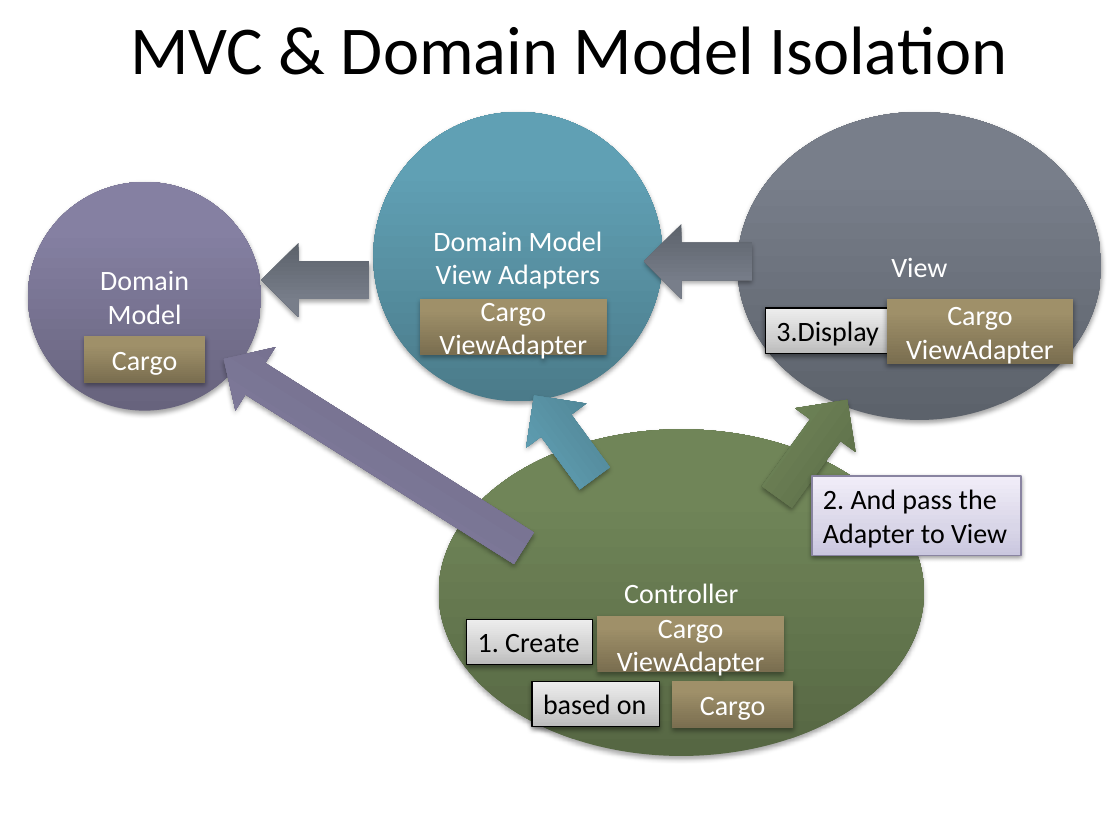
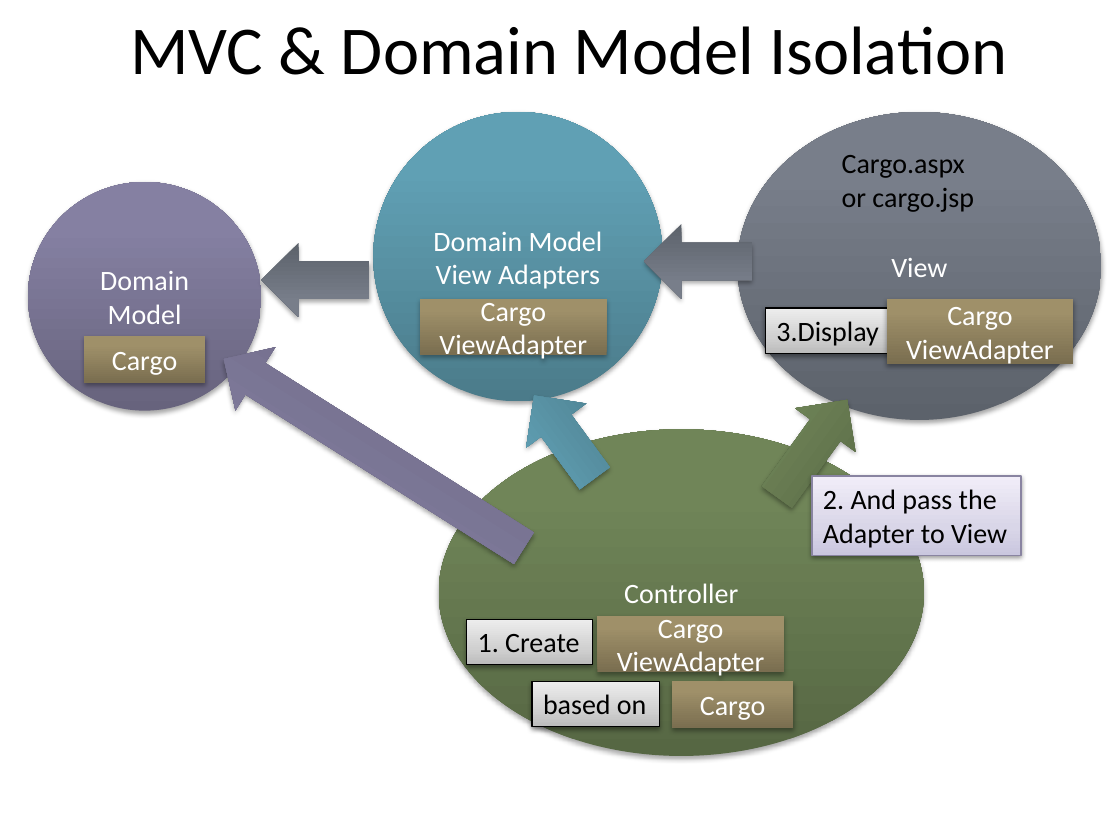
Before and after one commit to arturtv/dddpresentation, a slide deck: slide 51 of Domain-DrivenDesign.A.Trosin.pptx. Drawn at 1120x840 pixels with LibreOffice and Linux fonts; fonts in the diff are those of the drawing. Boxes give left, top, right and bottom in pixels: in the first picture for what was removed or moved away, otherwise in the second. Text is boxed around its words. In the diff, an @@ line names an element or a change of style, - is before the commit and + after.

```diff
--- a/Domain-DrivenDesign.A.Trosin.pptx
+++ b/Domain-DrivenDesign.A.Trosin.pptx
@@ text added at <box>842,155,974,212</box>, 18 pt, text #000000 @@
+Cargo.aspx
+or cargo.jsp
```
Also in this commit, not shown: 4 other slides changed.
